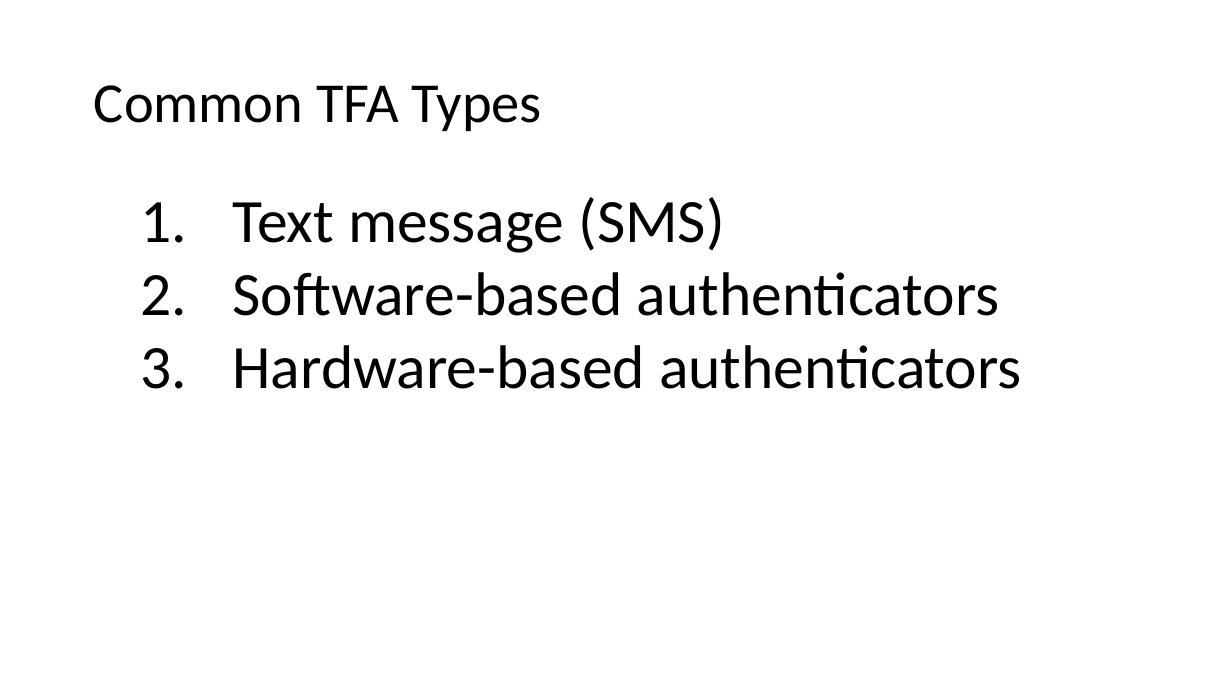
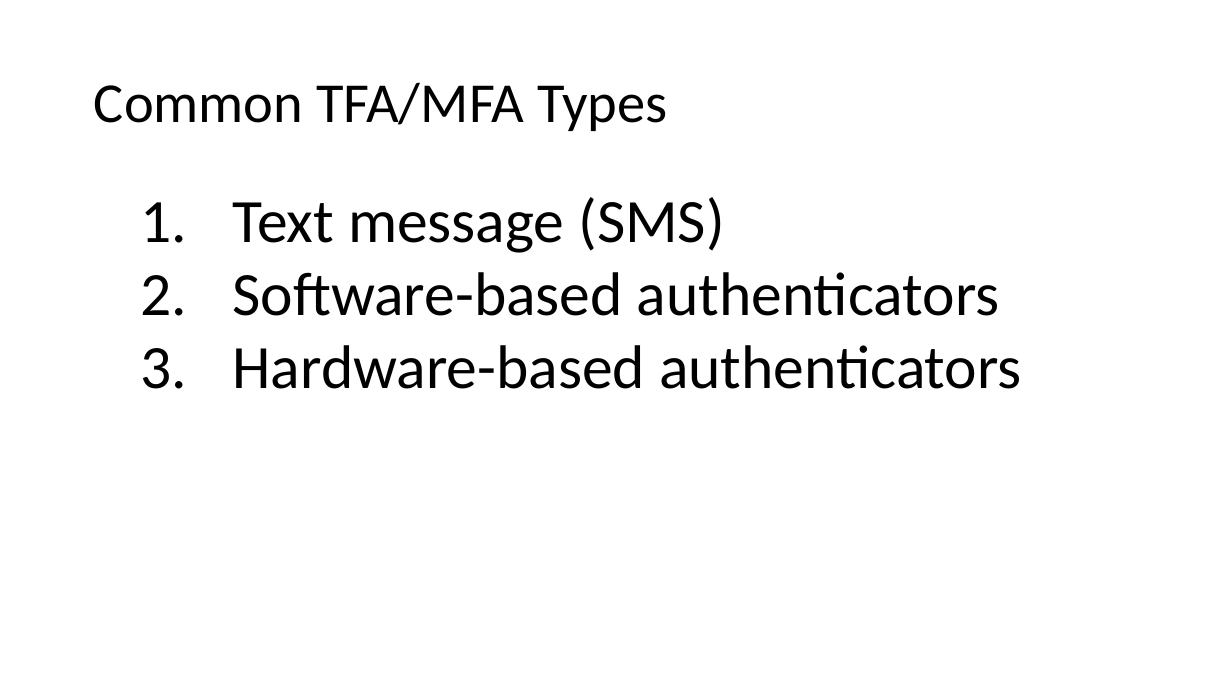
Before and after one commit to williamadba/Public-Presentations, a slide deck: slide 16 of Personal Practical Cybersecurity/Personal Practical Cybersecurity.pptx (slide 14 before the commit). Drawn at 1232x693 pixels with LibreOffice and Linux fonts; fonts in the diff are those of the drawing. Boxes give left, top, right and bottom in pixels: in the first picture for what was removed or moved away, otherwise in the second. Text is boxed around its words. In the diff, an @@ line names an element or a change of style, - is before the commit and + after.

```diff
--- a/Personal Practical Cybersecurity/Personal Practical Cybersecurity.pptx
+++ b/Personal Practical Cybersecurity/Personal Practical Cybersecurity.pptx
@@ title at <box>94,82,667,131</box>: text changed @@
-Common TFA Types
+Common TFA/MFA Types
```
Also in this commit, not shown: 15 other slides changed, 4 slides added.
